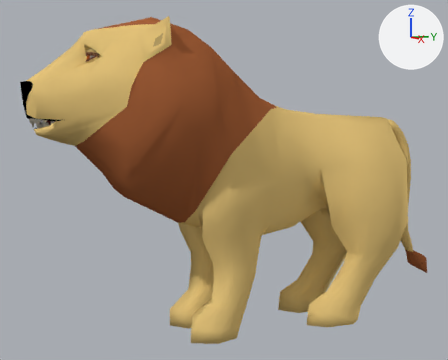
Renders of the Blender file 01-Models/animals/lion05bonesanimationtest.blend from each side of a commit.
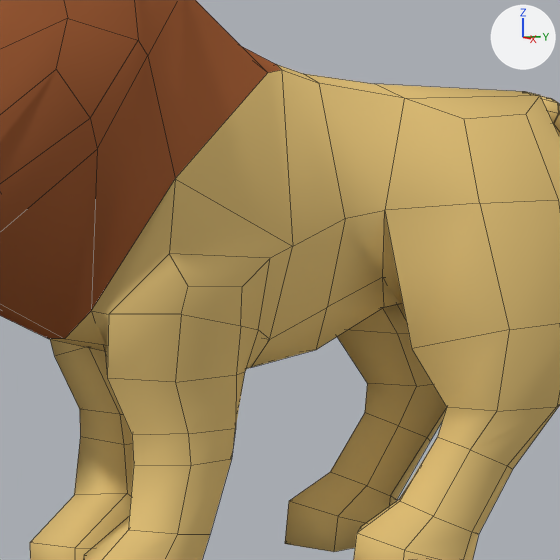
Old and new are each drawn whole from a 50 mm lens placed at (5.63, -3.31, 1.96), pointed at (-0.13, -0.73, 1.47) and again close up on the part from 35% to 88% of the width and 22% to 88% of the height. Arrows for +X, +Y and +Z are at upper right; the lights stay in place. The close-ups show mesh edges as thin lines.

In view in the first close-up: 'lion'.
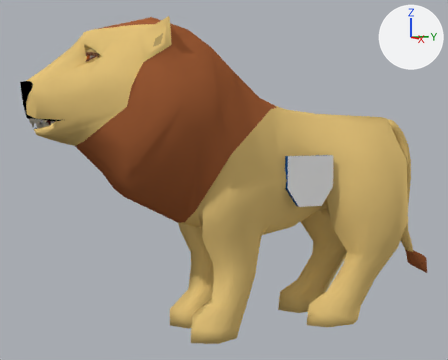
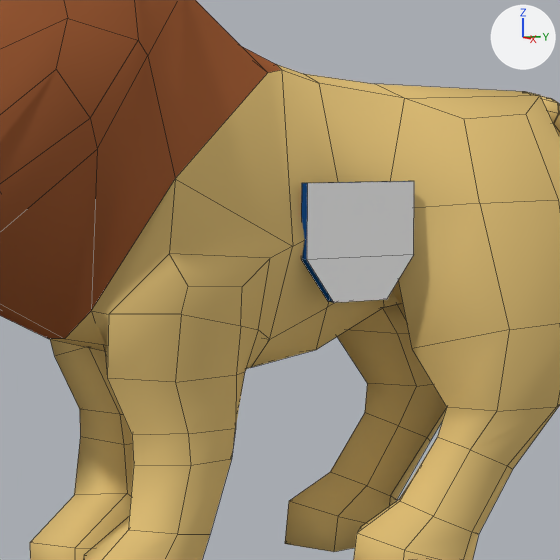
Pixel boxes [x1, y1, x2, y2] of what changed, in the close-ups (560 x 560 px):
'polizeiZeichen', added
    after: [301, 181, 414, 303]

Diff of the bpy script that builds the scene:
```diff
--- a/01-Models/animals/lion05bonesanimationtest.blend.py
+++ b/01-Models/animals/lion05bonesanimationtest.blend.py
@@ mat_material_003 @@
+mat_material_003 = diffuse_material('Material.003')
+mat_material_003.base_color = (0.0075, 0.0648, 0.25)  # blue #154889
@@ mat_material_001 @@
+mat_material_001 = bpy.data.materials.new('Material.001')
+# nodes: BsdfDiffuse, BsdfTransparent, MixShader, OutputMaterial
+# colours: blue #154889
@@ me_circle @@
+me_circle.from_pydata([(0.0, 0.726, 0.0), (-0.866, 0.725, 0.0), (-0.866, -0.725, 0.0), (0.0, -0.726, 0.0), (0.51, -0.363, 0.0), (0.51, 0.363, 0.0), (0.0, 0.726, -0.128), (-0.866, 0.725, -0.128), (-0.866, -0.725, -0.128), (0.0, -0.726, -0.128), (0.51, -0.363, -0.128), (0.51, 0.363, -0.128)], [], [(0, 5, 4, 3), (1, 0, 3, 2), (6, 9, 10, 11), (7, 8, 9, 6), (2, 3, 9, 8), (0, 1, 7, 6), (5, 0, 6, 11), (3, 4, 10, 9), (1, 2, 8, 7), (4, 5, 11, 10)])
+for i in [0, 1]: me_circle.polygons[i].material_index = 1
+me_circle.materials.append(mat_material_003)  # blue #154889
+me_circle.materials.append(mat_material_001)  # its picture is missing
@@ col_polizeizeichen @@
+col_polizeizeichen = bpy.data.collections.new('polizeiZeichen')
+col_polizeizeichen.objects.link(ob_circle)
@@ ob_circle @@
+ob_circle = bpy.data.objects.new('Circle', me_circle)
+ob_circle.location = (0.0, 0.0, 0.0)
+ob_circle.rotation_euler = (0.0, 1.571, 0.0)  # degrees (0, 90, 0)
@@ ob_polizeizeichen @@
+ob_polizeizeichen = bpy.data.objects.new('polizeiZeichen', None)
+ob_polizeizeichen.location = (0.423, -0.045, 1.408)
+ob_polizeizeichen.rotation_euler = (0.0, 0.0, 0.00793)  # degrees (0, 0, 0.5)
+ob_polizeizeichen.scale = (0.361, 0.361, 0.361)
+ob_polizeizeichen.show_instancer_for_render = False
+ob_polizeizeichen.instance_type = 'COLLECTION'
+ob_polizeizeichen.instance_collection = col_polizeizeichen
```
